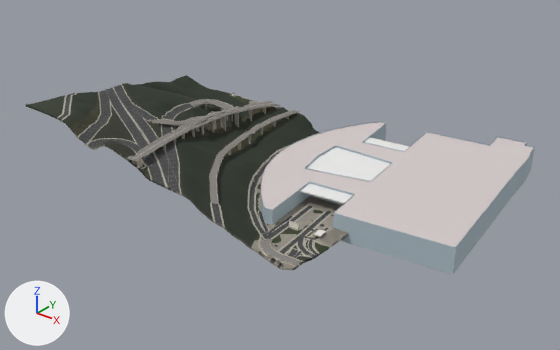
The glTF model public/tiles/amadora/t_4_5.glb: old version first, new version second.
Rendered twice from a camera (50 mm lens) standing at (-6495.0, 6141.0, 574.0) and looking at (-7143.0, 6950.0, 72.0). Arrows for +X, +Y and +Z are at lower left; the lights stay in place. The picture after the commit comes second. Where no turn or scale is listed for an object, it has been applied to the vertices. Vertices at exactly the same position are counted once.

In view in the first picture: 'buildings', 'terrain'.
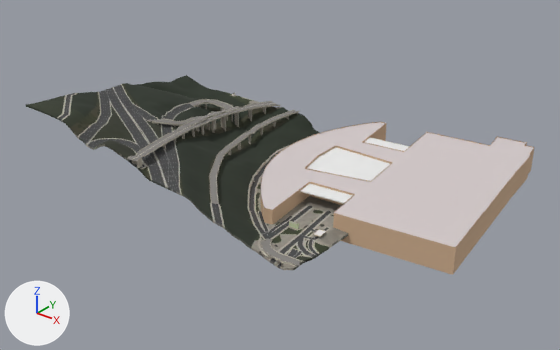
What the commit changed:
me_buildings has 4849 vertices, 7209 faces and spans x -268.0..268.0, y -237.0..237.0, z -40.0..40.0.
me_buildings is used by ob_buildings; location (-7089.0, 6981.0, 106.0).
me_buildings part 1: 561 faces centred in x -257.0..268.0, y -171.0..235.0, z -27.0..12.0 are repainted in the vertex colours; the middle colour goes from blue #89a5d6 to green #71ad00.

Where the change shows, as pixel boxes [x1, y1, x2, y2] in the pictures (560 x 350 px):
part 1 of me_buildings, recoloured
    both: [261, 122, 534, 275]
